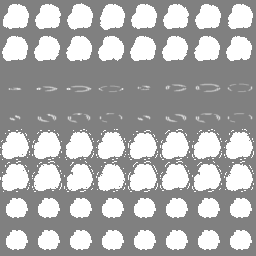
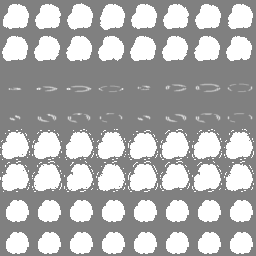
Layers edited between the first and the second 256 x 256 image:
painted on "Pasted Layer #1" over [6, 198, 253, 254]
